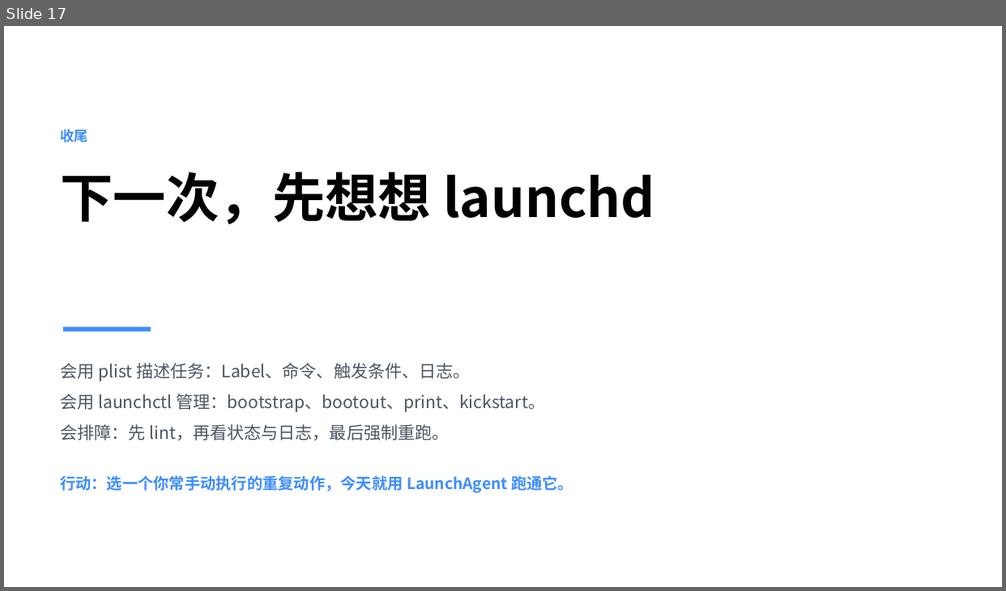
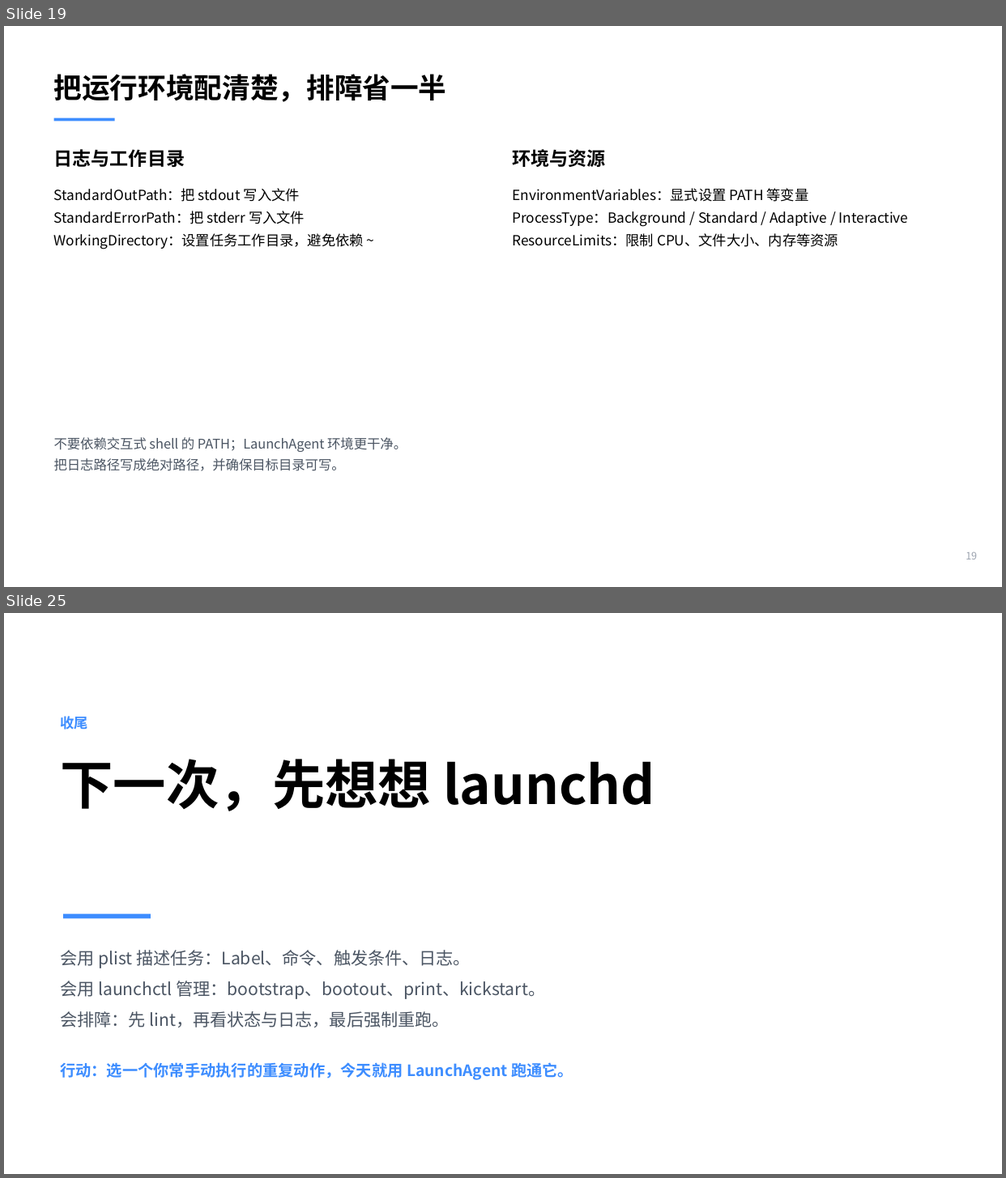
Before and after one commit to taytay198920/daily_study, a slide deck: LaunchAgents分享.pptx. Shown one above the other, each under a label of ours: slide 17 before the commit, slides 19 and 25 after it; the slides between them are not shown. The pictures are 1006x591 and 1006x1178 pixels, drawn with LibreOffice and Linux fonts; fonts in the diff are those of the drawing. Boxes give left, top, right and bottom in pixels: in the first picture for what was removed or moved away, otherwise in the second. Text is boxed around its words. In the diff, an @@ line names an element or a change of style, - is before the commit and + after.

```diff
--- a/LaunchAgents分享.pptx
+++ b/LaunchAgents分享.pptx
@@ slide 19 added at bbox=[4, 26, 1002, 587], background #FFFFFF @@
@@ text added at bbox=[54, 74, 447, 102], 27 pt, text #000000, bold @@
+把运行环境配清楚，排障省一半
@@ rectangle added at bbox=[54, 118, 115, 121], fill #3D8DFF @@
@@ text added at bbox=[54, 149, 185, 167], 18 pt, text #000000, bold @@
+日志与工作目录
@@ text added at bbox=[513, 149, 606, 167], 18 pt, text #000000, bold @@
+环境与资源
@@ text added at bbox=[54, 188, 364, 250], 13.5 pt, text #000000 @@
+StandardOutPath：把 stdout 写入文件
+StandardErrorPath：把 stderr 写入文件
+WorkingDirectory：设置任务工作目录，避免依赖 ~
@@ text added at bbox=[513, 188, 909, 247], 13.5 pt, text #000000 @@
+EnvironmentVariables：显式设置 PATH 等变量
+ProcessType：Background / Standard / Adaptive / Interactive
+ResourceLimits：限制 CPU、文件大小、内存等资源
@@ text added at bbox=[54, 437, 407, 472], 12.8 pt, text #4B5563 @@
+不要依赖交互式 shell 的 PATH；LaunchAgent 环境更干净。
+把日志路径写成绝对路径，并确保目标目录可写。
@@ text added at bbox=[965, 552, 977, 560], 9.8 pt, text #9CA3AF @@
+19
@@ what was slide 17 is now slide 25 @@
```
Also in this commit, not shown: 14 slides changed, 8 other slides added, 1 slide removed.
